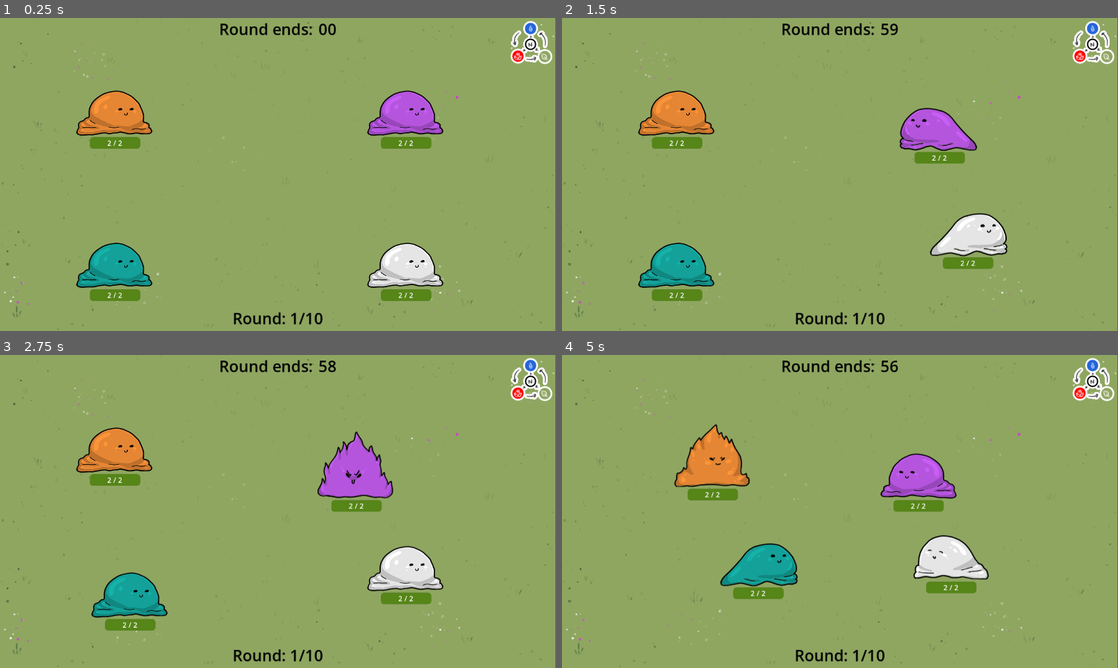
Above: before the commit, frames 1-4 (two rows, left to right).
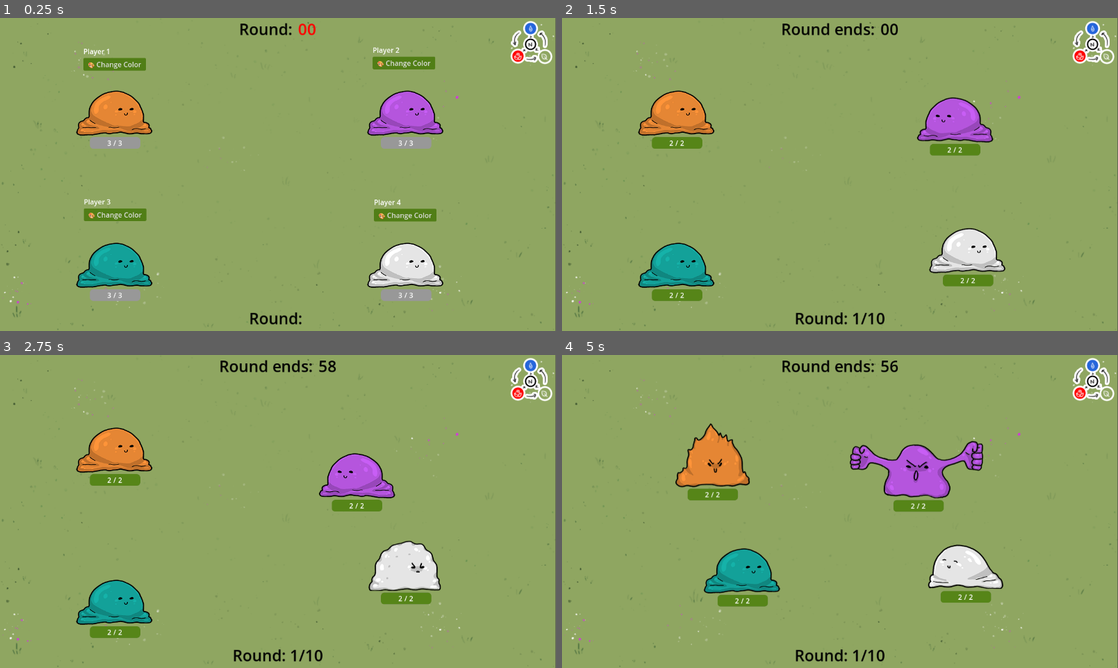
Above: after the commit, the same moments.

Repository: Galitie/mini-tyler-games
Game: Godot game, scene res://tylermon/tylermon.tscn
Two runs of this game, one before a commit and one after it. Both use one fixed random seed, a clock stepped at 60 frames per second and the inputs below. This scene is started directly instead of the project's main scene. Sound files missing from this copy of the repository are replaced by a short silence.
Inputs (mouse positions are in pixels of both pictures, inside the frame that each line leads up to):
- Up to frame 1 (0.25 s): no input
- Up to frame 2 (1.5 s): tap Enter (start) at 0.5, 1.35 s; move the mouse to (962, 158) at 0.52 s; hold Enter (start) 0.53-1.28 s; hold Right (move_piece_right) from 0.53 s (still down); tap Space (jump) at 0.77 s; move the mouse to (728, 190) at 1.27 s
- Up to frame 3 (2.75 s): tap Space (jump) at 1.52 s; move the mouse to (333, 442) at 2.02 s; release Right (move_piece_right) at 2.03 s; hold A (move_left) from 2.03 s (still down); hold Enter (start) from 2.03 s (still down)
- Up to frame 4 (5 s): move the mouse to (812, 574) at 2.77 s; release A (move_left) at 2.78 s; release Enter (start) at 2.78 s; hold Right (move_piece_right) 2.78-4.28 s; tap Enter (start) at 2.85, 4.35 s; tap Space (jump) at 3.02, 3.77, 4.52 s; move the mouse to (1006, 558) at 3.52 s; hold Enter (start) 3.53-4.28 s; move the mouse to (673, 464) at 4.27 s; hold A (move_left) from 4.28 s (still down)

The runs differ from the first frame. In frame 1, 4.1% of the frame differs, in the area x 15-79%, y 1-98%; in frame 2, 4.2%; in frame 3, 3.6%; in frame 4, 5.9%, in the area x 20-80%, y 21-81%.
Error in both runs: Cannot call method 'get_node' on a null value. (res://tylermon/tylermon.gd:39)

Commit message:
Added random color changer to start of game

Diff:
--- /dev/null
+++ b/tylermon/customizer.gd
@@ -0,0 +1,26 @@
+extends Control
+
+@onready var player_label = $margin/vbox/Label
+@export var player_name : String
+var mon
+
+# Called when the node enters the scene tree for the first time.
+func _ready():
+	player_label.text = player_name
+	get_mon()
+
+
+# Called every frame. 'delta' is the elapsed time since the previous frame.
+func _process(delta):
+	pass
+
+func get_mon():
+	mon = get_parent()
+
+
+func _on_button_pressed():
+	var random_num1 = randf_range(0,1)
+	var random_num2 = randf_range(0,1)
+	var random_num3 = randf_range(0,1)
+	var random_color = Color(random_num1, random_num2, random_num3)
+	mon.custom_color = random_color
--- /dev/null
+++ b/tylermon/customizer.tscn
@@ -0,0 +1,32 @@
+[gd_scene load_steps=3 format=3 uid="uid://m7x0w3mg0g76"]
+
+[ext_resource type="Theme" uid="uid://mej1pqgdqmna" path="res://tylermon/tylermon_theme.tres" id="1_ehhrm"]
+[ext_resource type="Script" path="res://tylermon/customizer.gd" id="1_krosd"]
+
+[node name="customizer" type="Control"]
+layout_mode = 3
+anchors_preset = 15
+anchor_right = 1.0
+anchor_bottom = 1.0
+grow_horizontal = 2
+grow_vertical = 2
+script = ExtResource("1_krosd")
+
+[node name="margin" type="MarginContainer" parent="."]
+layout_mode = 0
+offset_right = 40.0
+offset_bottom = 40.0
+
+[node name="vbox" type="VBoxContainer" parent="margin"]
+layout_mode = 2
+
+[node name="Label" type="Label" parent="margin/vbox"]
+layout_mode = 2
+text = "Player #"
+
+[node name="Button" type="Button" parent="margin/vbox"]
+layout_mode = 2
+theme = ExtResource("1_ehhrm")
+text = "🎨 Change Color"
+
+[connection signal="pressed" from="margin/vbox/Button" to="." method="_on_button_pressed"]
--- a/tylermon/mon.gd
+++ b/tylermon/mon.gd
@@ -63,7 +63,6 @@
 @onready var damage_anim_player = $damage_anim
 @onready var element_player = $scalable_nodes/element
 @onready var audio_player = $audio_player
-@onready var looping_audio_player = $looping_audio_player
 @onready var hat = $scalable_nodes/witch_hat
 
 var cursed_phrases = [
@@ -99,7 +98,6 @@
 var special_sound = ["res://tylermon/sfx/punch.wav"]
 var basic_attack_sound = ["res://tylermon/sfx/spike.wav"]
 var charge_sound = ["res://tylermon/sfx/charge.wav"]
-var move_sound = ["res://tylermon/sfx/move.mp3"]
 var block_sound = ["res://tylermon/sfx/block.wav"]
 
 func _ready():
@@ -139,7 +137,6 @@
 		State.WALK_RANDOM:
 			sprite.play("move")
 			hat.play("move")
-			play_audio(move_sound)
 			chance_to_say_phrase(cursed_phrases, 3)
 			destination = Vector2(randi_range(100,1000), randi_range(100, 500))
 
@@ -209,7 +206,6 @@
 		State.TARGET_AND_GO:
 			sprite.play("move")
 			hat.play("move")
-			play_audio(move_sound)
 			chance_to_say_phrase(cursed_phrases, 4)
 			var random_mon = get_other_random_mon()
 			if random_mon == null:
@@ -222,7 +218,6 @@
 		State.TARGET_AND_ATTACK:
 			sprite.play("move")
 			hat.play("move")
-			play_audio(move_sound)
 			chance_to_say_phrase(cursed_phrases, 4)
 			var random_mon = get_other_random_mon()
 			if random_mon == null:
@@ -235,7 +230,6 @@
 		State.TARGET_AND_SPECIAL:
 			sprite.play("move")
 			hat.play("move")
-			play_audio(move_sound)
 			chance_to_say_phrase(cursed_phrases, 4)
 			var random_mon = get_other_random_mon()
 			if random_mon == null:
@@ -361,17 +355,12 @@
 
 func damage(mon, modifier: float, effect):
 	var damage = mon.strength * .45
-	print("Strength: ", damage)
 	damage *= modifier
-	print("After mod: ", damage)
 	if mon.current_state == State.SPECIAL_ATTACK:
 		damage += (mon.strength * .25)
-		print("if special: ", damage)
 	if damage <= 1:
 		damage = 1
-		print("If damage is <= to 1: ",damage)
 	damage = round(damage)
-	print("after rounding: ", damage)
 	if effect == "super":
 		damage_label.set("theme_override_colors/font_color", "ea4440")
 		damage_label.text = str(damage) + "!"
@@ -536,9 +525,5 @@
 
 func play_audio(arr):
 	var audio = load(arr.pick_random())
-	if arr == move_sound:
-		looping_audio_player.stream = audio
-		looping_audio_player.play()
-	else:
-		audio_player.stream = audio
-		audio_player.play()
+	audio_player.stream = audio
+	audio_player.play()
--- a/tylermon/mon.tscn
+++ b/tylermon/mon.tscn
@@ -25,7 +25,6 @@
 [ext_resource type="Texture2D" uid="uid://e6c4xabx00ep" path="res://tylermon/sprites/mon_base_special.png" id="18_050gi"]
 [ext_resource type="Texture2D" uid="uid://cdjijr0duew8y" path="res://tylermon/sprites/mon_base_special2.png" id="19_v6lq8"]
 [ext_resource type="Texture2D" uid="uid://hckkwtxwonq2" path="res://tylermon/sprites/acc_witch_hat_hurt.png" id="25_fho1q"]
-[ext_resource type="AudioStream" uid="uid://ds41j7em87ob2" path="res://tylermon/sfx/move.mp3" id="25_fij4l"]
 [ext_resource type="Texture2D" uid="uid://gove44yuv6cn" path="res://tylermon/sprites/acc_witch_hat_block1.png" id="25_jnnku"]
 [ext_resource type="Texture2D" uid="uid://b7ath3ni4hlvk" path="res://tylermon/sprites/acc_witch_hat_move1.png" id="25_rnkkf"]
 [ext_resource type="Texture2D" uid="uid://batc21dgs8lpj" path="res://tylermon/sprites/acc_witch_hat_idle2.png" id="26_d87c2"]
@@ -614,7 +613,7 @@
 visible = false
 position = Vector2(-11, -41)
 sprite_frames = SubResource("SpriteFrames_4inlb")
-animation = &"upgrade_idle"
+animation = &"idle"
 
 [node name="timer" type="Timer" parent="."]
 wait_time = 3.0
@@ -755,10 +754,6 @@
 
 [node name="audio_player" type="AudioStreamPlayer2D" parent="."]
 
-[node name="looping_audio_player" type="AudioStreamPlayer2D" parent="."]
-stream = ExtResource("25_fij4l")
-volume_db = -8.411
-
 [connection signal="area_entered" from="scalable_nodes/hurt_box" to="." method="_on_hurt_box_area_entered"]
 [connection signal="area_entered" from="scalable_nodes/basic_atk_box" to="." method="_on_hurt_box_area_entered"]
 [connection signal="area_entered" from="scalable_nodes/special_atk_box" to="." method="_on_hurt_box_area_entered"]
--- a/tylermon/tylermon.gd
+++ b/tylermon/tylermon.gd
@@ -4,6 +4,7 @@
 var current_round : int = 1
 var knocked_out_mons: int = 0
 var upgrades_counter: int = 0
+var start_menu_time = true
 
 @export var fight_length: int
 @export var upgrade_length: int
@@ -15,6 +16,10 @@
 @onready var round_timer = $round_timer
 @onready var transition_timer = $transition_timer
 @onready var command_ui = $command_ui
+@onready var customization_buttons = get_tree().get_nodes_in_group("customizer")
+@onready var mons = get_tree().get_nodes_in_group("mons")
+@onready var upgrade_menus = get_tree().get_nodes_in_group("upgrade_menus")
+
 
 const STATE = preload("res://tylermon/mon.gd")
 
@@ -25,21 +30,28 @@
 
 
 func _ready():
+	for menus in customization_buttons:
+		menus.visible = true
+	for mon in mons:
+		mon.connect("knocked_out", _add_knocked_out_mon)
+	for upgrade in upgrade_menus:
+		upgrade.connect("upgrades_finished", end_upgrades_early)
+	get_tree().get_root().get_child(0).get_node("Arena").get_node("backgrounds").get_node("margin").get_node("upgrade").visible = false
+	countdown_label.text = "Choose a color, then when all players are ready, press start!"
+
+func start_game():
+	start_menu_time = false
+	for menus in customization_buttons:
+		menus.visible = false
 	fight_time = true
 	countdown_label.text = "Round ends: "
 	$round_ui/margin/seperator/label.text = "Round: " + str(current_round) + "/" + str(max_rounds)
 	round_timer.start(fight_length)
 	call_and_switch_modes()
-	var mons = get_tree().get_nodes_in_group("mons")
-	for mon in mons:
-		mon.connect("knocked_out", _add_knocked_out_mon)
-	var upgrade_menus = get_tree().get_nodes_in_group("upgrade_menus")
-	for upgrade in upgrade_menus:
-		upgrade.connect("upgrades_finished", end_upgrades_early)
-	get_tree().get_root().get_child(0).get_node("Arena").get_node("backgrounds").get_node("margin").get_node("upgrade").visible = false
-
 
 func _process(_delta):
+	if Input.is_action_pressed("start") and start_menu_time == true:
+		start_game()
 	countdown_nums.text = "%02d" % time_left()
 	if round_timer.time_left < 5:
 		countdown_nums.set("theme_override_colors/font_color", Color("ff0000"))
--- a/tylermon/tylermon.tscn
+++ b/tylermon/tylermon.tscn
@@ -6,6 +6,7 @@
 [ext_resource type="PackedScene" uid="uid://cyyxc3uqqve2m" path="res://tylermon/upgrade_menu.tscn" id="4_03my5"]
 [ext_resource type="Script" path="res://tylermon/player.gd" id="5_uxsio"]
 [ext_resource type="PackedScene" uid="uid://cb7lwc1cg6d5c" path="res://tylermon/command_menu.tscn" id="6_8kvd3"]
+[ext_resource type="PackedScene" uid="uid://m7x0w3mg0g76" path="res://tylermon/customizer.tscn" id="6_ultvs"]
 [ext_resource type="Texture2D" uid="uid://do7rmo5v127b4" path="res://tylermon/background/elements.png" id="6_urw4u"]
 [ext_resource type="PackedScene" uid="uid://io2r0wxux8x6" path="res://tylermon/transition_ui.tscn" id="7_4dfmu"]
 
@@ -119,7 +120,20 @@
 
 [node name="mon1" parent="upgrade_ui/margin/GridContainer/upgrade_menu/player0" instance=ExtResource("2_yelk2")]
 position = Vector2(264, 212)
-custom_color = Color(0.992157, 0.584314, 0.227451, 1)
+custom_color = Color(1, 0.584314, 0.227451, 1)
+
+[node name="customizer" parent="upgrade_ui/margin/GridContainer/upgrade_menu/player0/mon1" groups=["customizer"] instance=ExtResource("6_ultvs")]
+visible = false
+anchors_preset = 8
+anchor_left = 0.5
+anchor_top = 0.5
+anchor_right = 0.5
+anchor_bottom = 0.5
+offset_left = -72.0
+offset_top = -147.0
+offset_right = -72.0
+offset_bottom = -147.0
+player_name = "Player 1"
 
 [node name="upgrade_menu2" parent="upgrade_ui/margin/GridContainer" instance=ExtResource("4_03my5")]
 layout_mode = 2
@@ -131,6 +145,19 @@
 position = Vector2(934, 212)
 custom_color = Color(0.788235, 0.372549, 0.964706, 1)
 
+[node name="customizer2" parent="upgrade_ui/margin/GridContainer/upgrade_menu2/player1/mon2" groups=["customizer"] instance=ExtResource("6_ultvs")]
+visible = false
+anchors_preset = 0
+anchor_right = 0.0
+anchor_bottom = 0.0
+offset_left = -76.0
+offset_top = -150.0
+offset_right = -76.0
+offset_bottom = -150.0
+grow_horizontal = 1
+grow_vertical = 1
+player_name = "Player 2"
+
 [node name="upgrade_menu3" parent="upgrade_ui/margin/GridContainer" instance=ExtResource("4_03my5")]
 layout_mode = 2
 
@@ -141,6 +168,19 @@
 position = Vector2(264, 562)
 custom_color = Color(0.0862745, 0.701961, 0.666667, 1)
 
+[node name="customizer3" parent="upgrade_ui/margin/GridContainer/upgrade_menu3/player2/mon3" groups=["customizer"] instance=ExtResource("6_ultvs")]
+visible = false
+anchors_preset = 8
+anchor_left = 0.5
+anchor_top = 0.5
+anchor_right = 0.5
+anchor_bottom = 0.5
+offset_left = -71.0
+offset_top = -151.0
+offset_right = -71.0
+offset_bottom = -151.0
+player_name = "Player 3"
+
 [node name="upgrade_menu4" parent="upgrade_ui/margin/GridContainer" instance=ExtResource("4_03my5")]
 layout_mode = 2
 
@@ -150,6 +190,20 @@
 [node name="mon4" parent="upgrade_ui/margin/GridContainer/upgrade_menu4/player3" instance=ExtResource("2_yelk2")]
 position = Vector2(934, 562)
 custom_color = Color(1, 1, 1, 1)
+
+[node name="customizer4" parent="upgrade_ui/margin/GridContainer/upgrade_menu4/player3/mon4" groups=["customizer"] instance=ExtResource("6_ultvs")]
+visible = false
+anchors_preset = 8
+anchor_left = 0.5
+anchor_top = 0.5
+anchor_right = 0.5
+anchor_bottom = 0.5
+offset_left = -73.0
+offset_top = -150.0
+offset_right = -73.0
+offset_bottom = -150.0
+size_flags_horizontal = 4
+player_name = "Player 4"
 
 [node name="command_ui" type="Control" parent="."]
 visible = false
Not shown: 1 places in tylermon/mon.tscn that only renumber resources
Not shown: 1 places in tylermon/tylermon.tscn that only renumber resources
